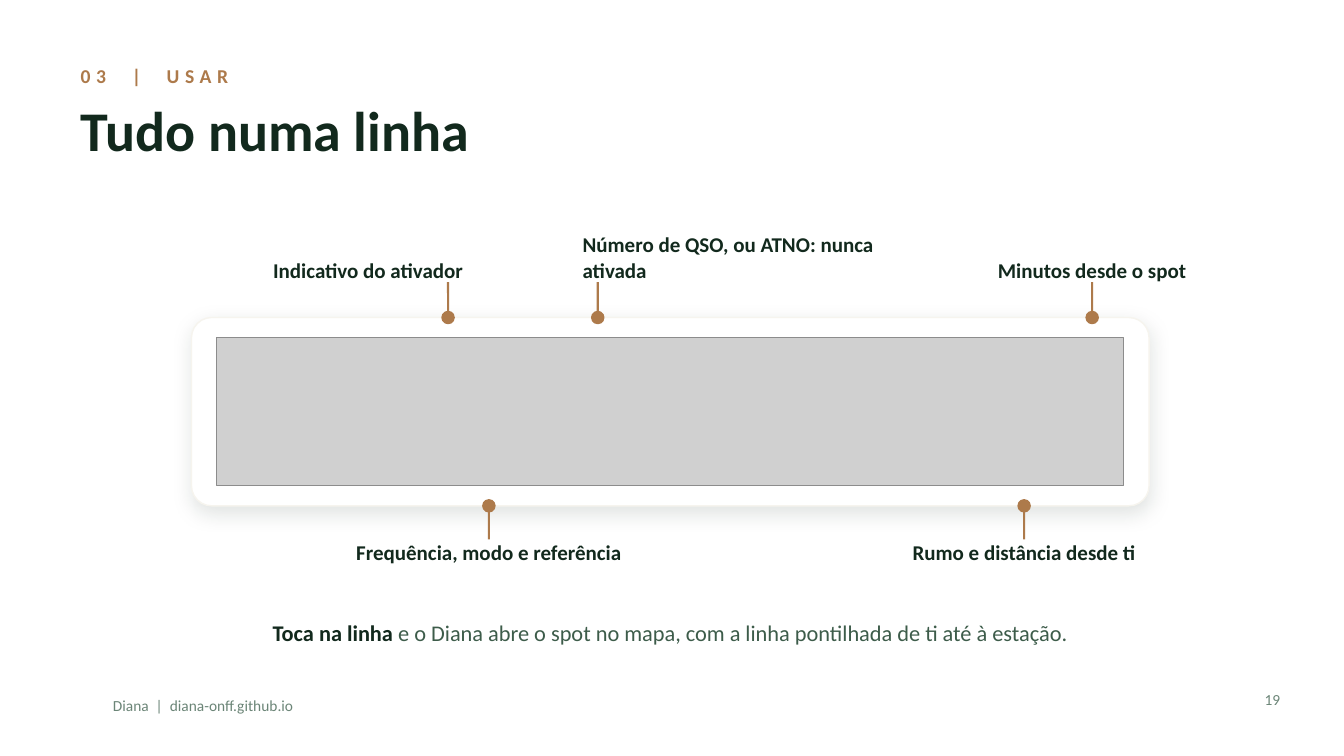
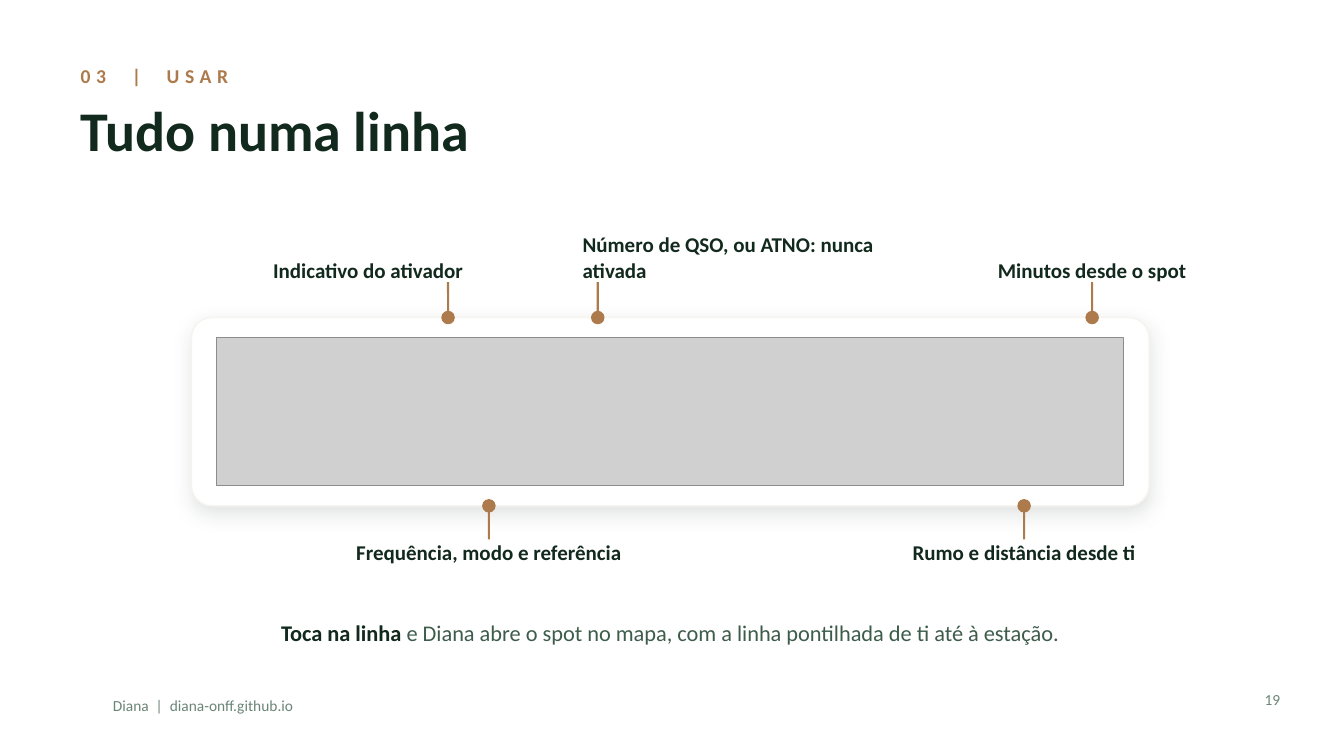
Before and after one commit to diana-onff/diana-onff.github.io, a slide deck: slide 19 of docs/Diana_FaunaFlora_Presentation_PT.pptx. Drawn at 1344x756 pixels with LibreOffice and Linux fonts; fonts in the diff are those of the drawing; grey boxes stand for pictures; background and template pictures are left out. Boxes give left, top, right and bottom in pixels: in the first picture for what was removed or moved away, otherwise in the second. Text is boxed around its words. In the diff, an @@ line names an element or a change of style, - is before the commit and + after.

```diff
--- a/docs/Diana_FaunaFlora_Presentation_PT.pptx
+++ b/docs/Diana_FaunaFlora_Presentation_PT.pptx
@@ text at (281,625,1059,645): text changed @@
-Toca na linha e o Diana abre o spot no mapa, com a linha pontilhada de ti até à estação.
+Toca na linha e Diana abre o spot no mapa, com a linha pontilhada de ti até à estação.
```
Also in this commit, not shown: 12 other slides changed.
